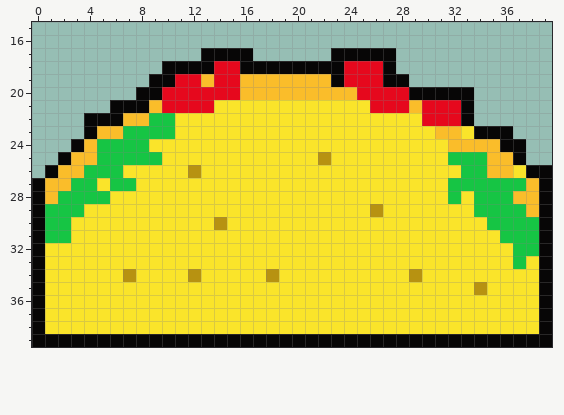
Pixel-art sprite, stored at Art/Sprites/Items/TACO.png. The picture above is the old version.
The file is 40x40 pixels. Colours within 5 levels of each other are drawn and written as one. Shown: x 0..39, y 15..39.
And afterwards:
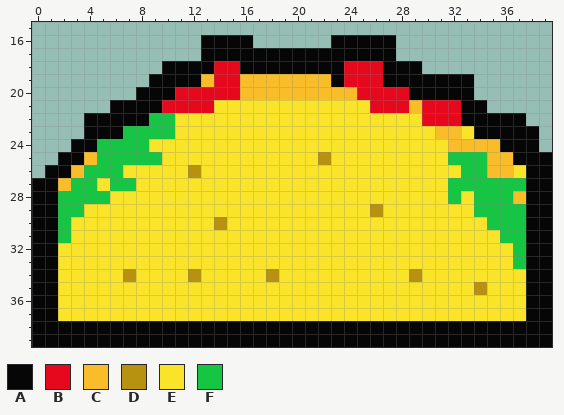
Palette (. is transparent): A #070606  B #e6081d  C #fabd2a  D #b79211  E #fae42a  F #16c544
The exact change:
Changed rows in their new state; - is an unchanged pixel.
first column x 1:
16 ------------AAAA------AAAAA------------
17 ----------------AAAAAA-----------------
18 ---------------------------AA----------
19 ----------AA----------------AAAAA------
20 ---------A-----------------------------
21 --------A------------------------A-----
22 ------AA-------------------------AAAA--
23 ----AA------------------------------AA-
24 ---A---------------------------------A-
25 --A----------------------------------AA
26 -A-------------------------------------
27 A------------------------------------A-
28 A------------------------------------A-
29 A------------------------------------A-
30 A------------------------------------A-
31 A------------------------------------A-
32 A------------------------------------A-
33 A------------------------------------A-
34 A------------------------------------A-
35 A------------------------------------A-
36 A------------------------------------A-
37 A------------------------------------A-
38 AAAAAAAAAAAAAAAAAAAAAAAAAAAAAAAAAAAAAA-
Where, in picture pixels (left, top, right, bottom), the same in both pictures:
changed: (45, 35, 552, 334)
